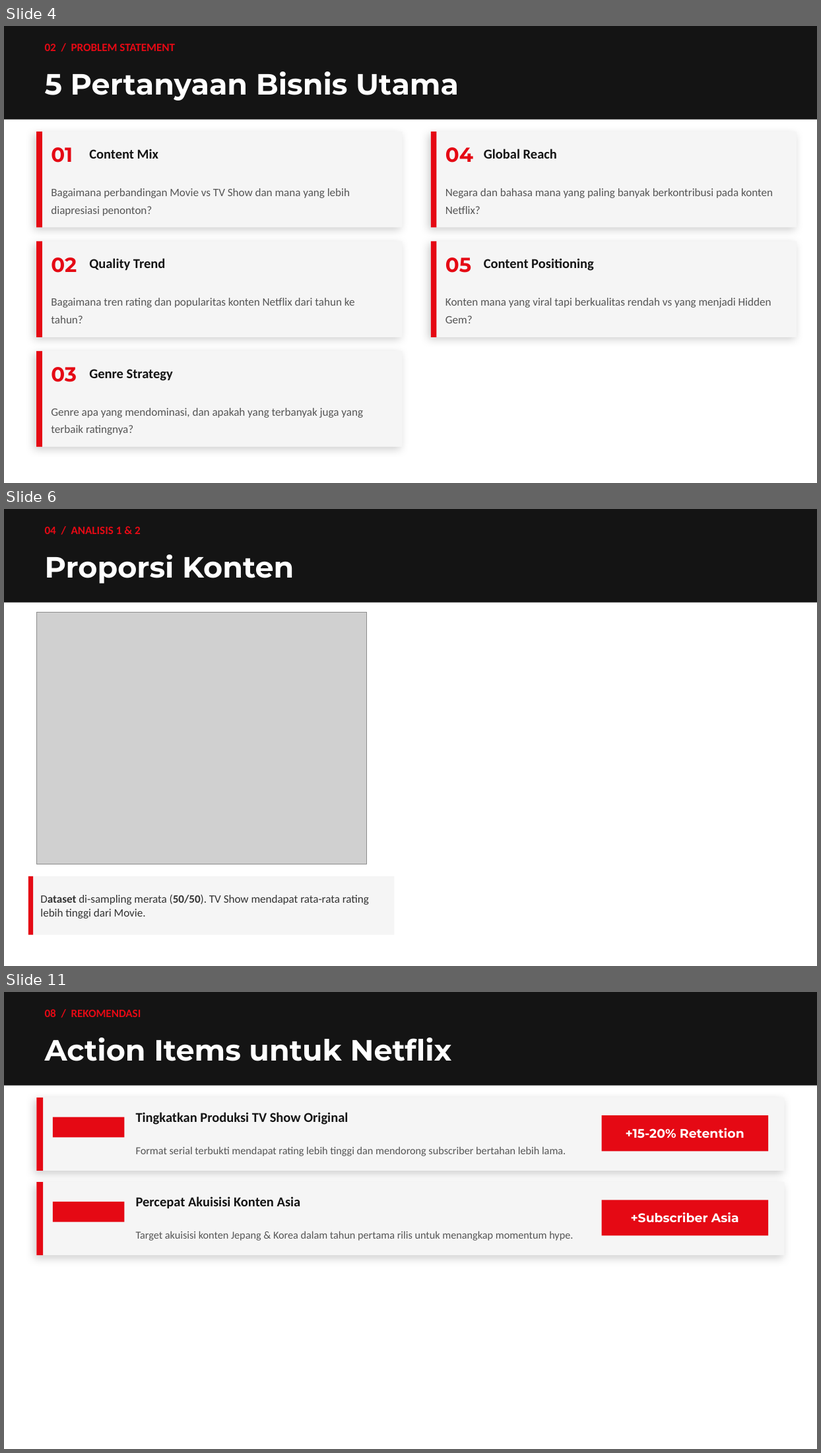
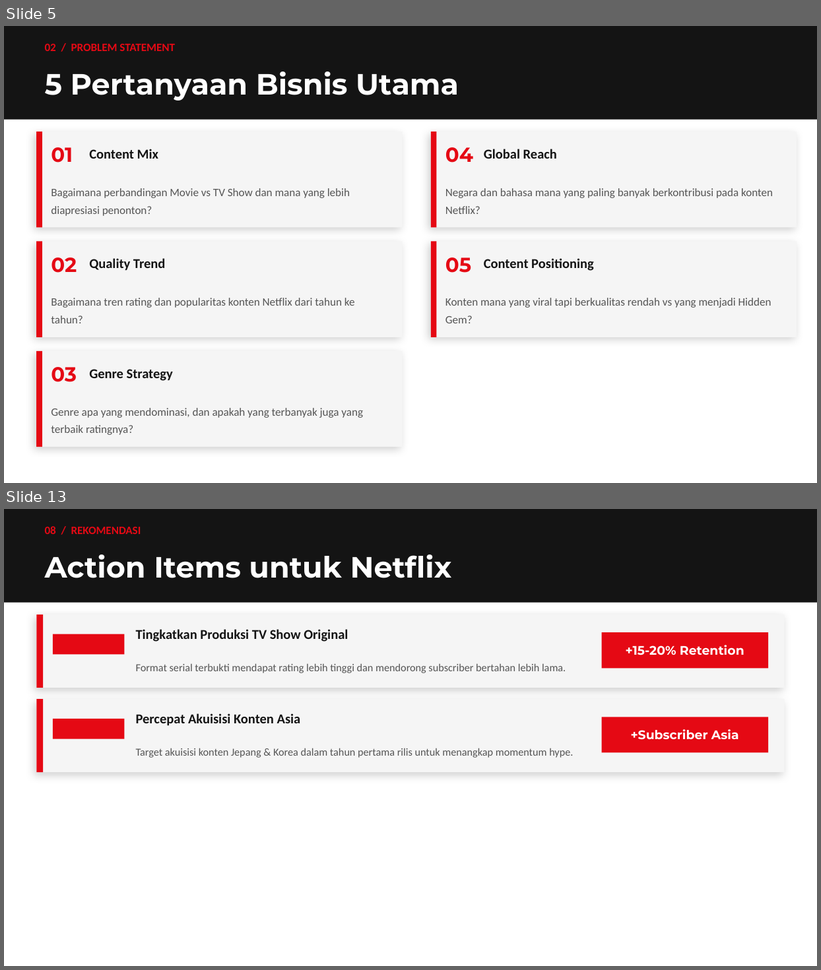
Before and after one commit to ahmadf9/netflix-content-strategy-analysis, a slide deck: Study Case - Ahmad Faizal- Netflix_Content_Strategy_Analysis.pptx. Shown one above the other, each under a label of ours: slides 4, 6 and 11 before the commit, slides 5 and 13 after it; the slides between them are not shown. The pictures are 821x1453 and 821x970 pixels, drawn with LibreOffice and Linux fonts; fonts in the diff are those of the drawing; grey boxes stand for pictures. Boxes give left, top, right and bottom in pixels: in the first picture for what was removed or moved away, otherwise in the second. Text is boxed around its words. In the diff, an @@ line names an element or a change of style, - is before the commit and + after.

```diff
--- a/Study Case - Ahmad Faizal- Netflix_Content_Strategy_Analysis.pptx
+++ b/Study Case - Ahmad Faizal- Netflix_Content_Strategy_Analysis.pptx
@@ slide 6 removed at (4,509,817,966), background #FFFFFF @@
@@ rectangle removed at (4,509,817,603) @@
@@ text removed at (45,527,141,534) @@
-04 / ANALISIS 1 & 2
@@ text removed at (45,555,294,584) @@
-Proporsi Konten
@@ picture removed at (36,612,366,864) @@
@@ rectangle removed at (28,877,394,935) @@
@@ rectangle removed at (28,877,33,935) @@
@@ text removed at (40,895,369,919) @@
-Dataset di-sampling merata (50/50). TV Show mendapat rata-rata rating lebih tinggi dari Movie.
@@ what was slide 4 is now slide 5 @@
@@ what was slide 11 is now slide 13 @@
```
Also in this commit, not shown: 4 slides changed, 5 slides added, 2 other slides removed, 5 other files.
